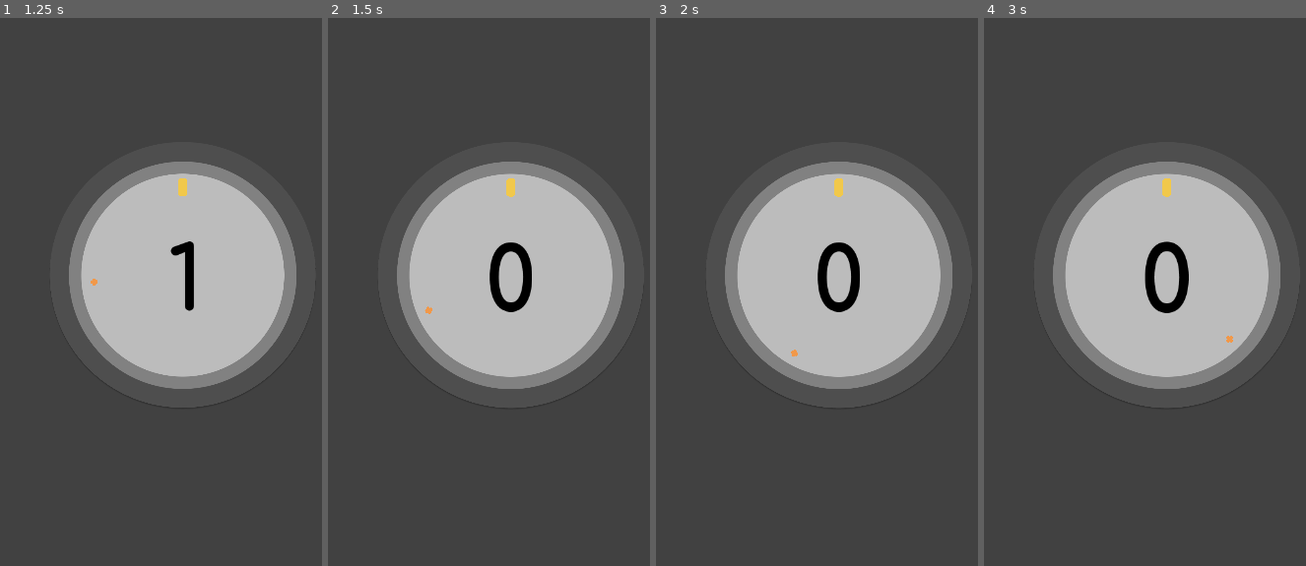
Above: before the commit, frames 1-4 (left to right).
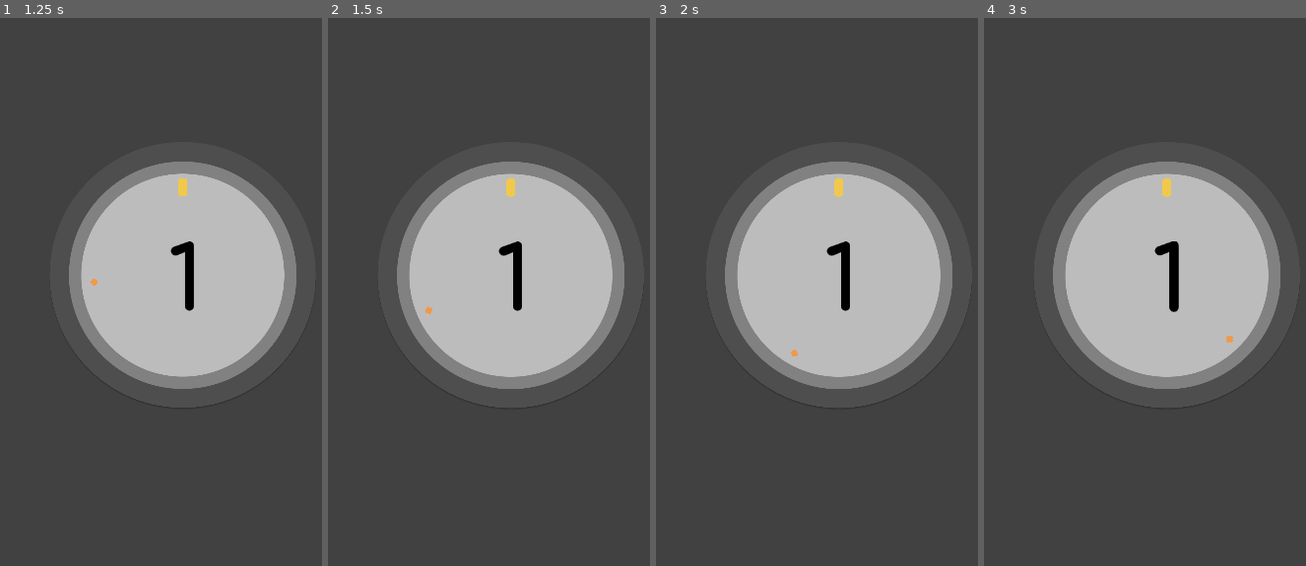
Above: after the commit, the same moments.

Repository: takecare/popthelock
Game: Godot game, scene res://scenes/Start.tscn
The game is run twice, just before and just after one commit, with the same random seed, the same clock (stepped at 60 frames per second) and the same inputs. The engine's default icon, where the game draws it, is replaced by a stand-in: a white triangle on a blue panel in a dark square.
Inputs (mouse positions are in pixels of both pictures, inside the frame that each line leads up to):
- Up to frame 1 (1.25 s): click (183, 538) at 0.5 s
- Up to frame 2 (1.5 s): tap Enter at 1.25 s; move the mouse to (608, 259) at 1.27 s; hold W from 1.28 s (still down); click (608, 259) at 1.35 s
- Up to frame 3 (2 s): keep holding W
- Up to frame 4 (3 s): tap Space at 2 s; move the mouse to (1077, 341) at 2.02 s; release W at 2.03 s; hold S 2.03-2.78 s; tap G at 2.1 s; move the mouse to (1212, 127) at 2.77 s; hold W from 2.78 s (still down); tap H at 2.85 s

Frame 1 is identical in both runs. In frame 2, 0.9% of the frame differs, in the area x 50-64%, y 40-54%; in frame 3, 0.9%; in frame 4, 1.0%, in the area x 49-64%, y 40-54%.

Commit message:
do not set score to 0 when missed

Diff:
--- a/scripts/Main.gd
+++ b/scripts/Main.gd
@@ -24,7 +24,7 @@
 export(int) var count = progression[0]
 
 var isPlaying: bool = false
-var speed: float = initial_speed
+var crosshair_speed: float = initial_speed
 
 onready var camera: Camera2D = $Camera
 
@@ -49,7 +49,7 @@
   randomize()
 
 func _process(delta: float) -> void:
-  crosshair.set_rotation_around(lockCenter, step * speed * delta * crosshairRotationDirection)
+  crosshair.set_rotation_around(lockCenter, step * crosshair_speed * delta * crosshairRotationDirection)
 
 func _physics_process(_delta: float) -> void:
   pass
@@ -60,7 +60,7 @@
   print("[MAIN] HIT score="+str(score.get_score())+", count="+str(count)+", level="+str(level)+". in progress? "+str($Game/Score.in_progress)+". resting? "+str($Game/Score.mode == 0))
   if $Game/Score.in_progress:
     return
-  speed += 3 # TODO increase speed at reasonable pace
+  crosshair_speed += 3 # TODO increase speed at reasonable pace
   crosshairRotationDirection *= -1
   decrease_count()
   if count == 0:
@@ -84,16 +84,14 @@
   if !isPlaying:
     return
   # TODO go to menu
-  speed = initial_speed
+  crosshair_speed = initial_speed
   level = 0
   count = progression[level]
-  print("[MAIN] setting score to "+str(count))
   score.set_score(count)
-  reset_target() # not working!
+  reset_target()
 
 func reset_target() -> void:
-  print("[MAIN] resetting score")
-  score.reset()
+  #score.reset()
   target.set_rotation_around(lockCenter, 0)
   # ^ it seems that rotation is cumulative so when we call set_rotation_around(x)
   # we're just adding to the rotation that is already there
